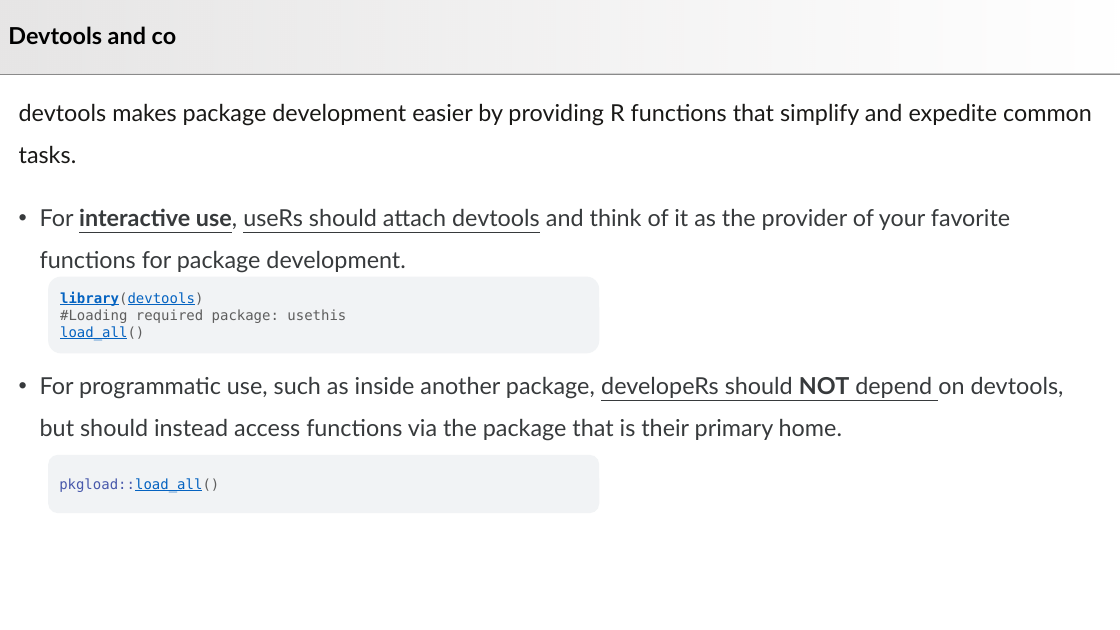
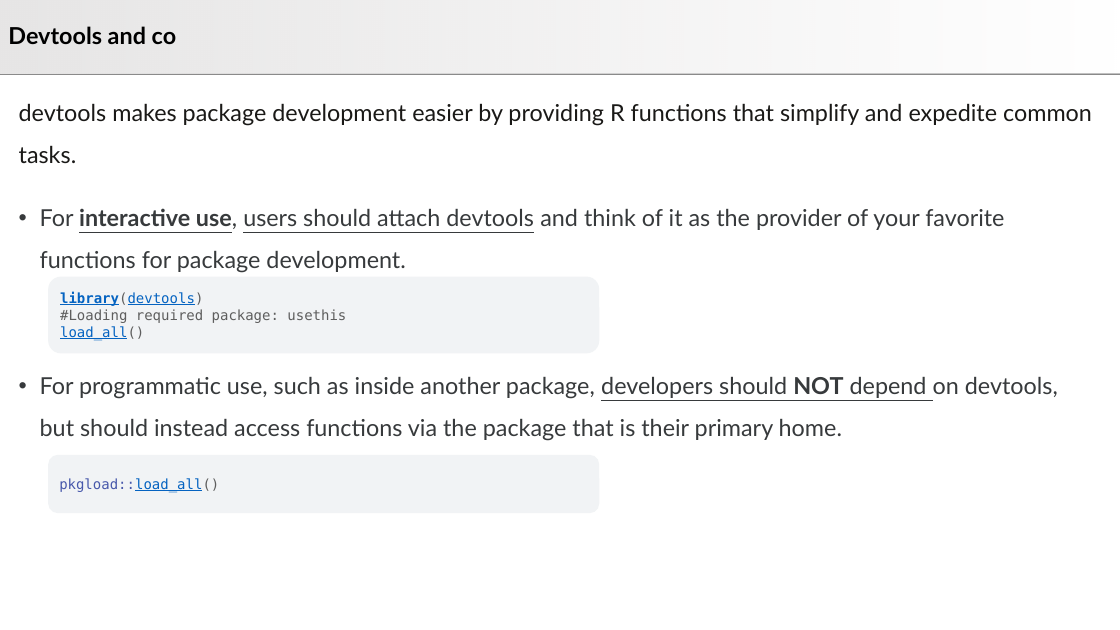
Before and after one commit to js2264/Bioc-workshop, a slide deck: slide 6 of static/Presentations/3_Developer-toolkit.pptx. Drawn at 1120x630 pixels with LibreOffice and Linux fonts; fonts in the diff are those of the drawing. Boxes give left, top, right and bottom in pixels: in the first picture for what was removed or moved away, otherwise in the second. Text is boxed around its words. In the diff, an @@ line names an element or a change of style, - is before the commit and + after.

```diff
--- a/static/Presentations/3_Developer-toolkit.pptx
+++ b/static/Presentations/3_Developer-toolkit.pptx
@@ text at (40, 208, 1058, 441): text changed @@
-• For interactive use, useRs should attach devtools and think of it as the provider of your favorite functions for package development.
-• For programmatic use, such as inside another package, developeRs should NOT depend on devtools, but should instead access functions via the package that is their primary home.
+• For interactive use, users should attach devtools and think of it as the provider of your favorite functions for package development.
+• For programmatic use, such as inside another package, developers should NOT depend on devtools, but should instead access functions via the package that is their primary home.
```
Also in this commit, not shown: 3 other slides changed, 2 slides removed, 3 other files.
